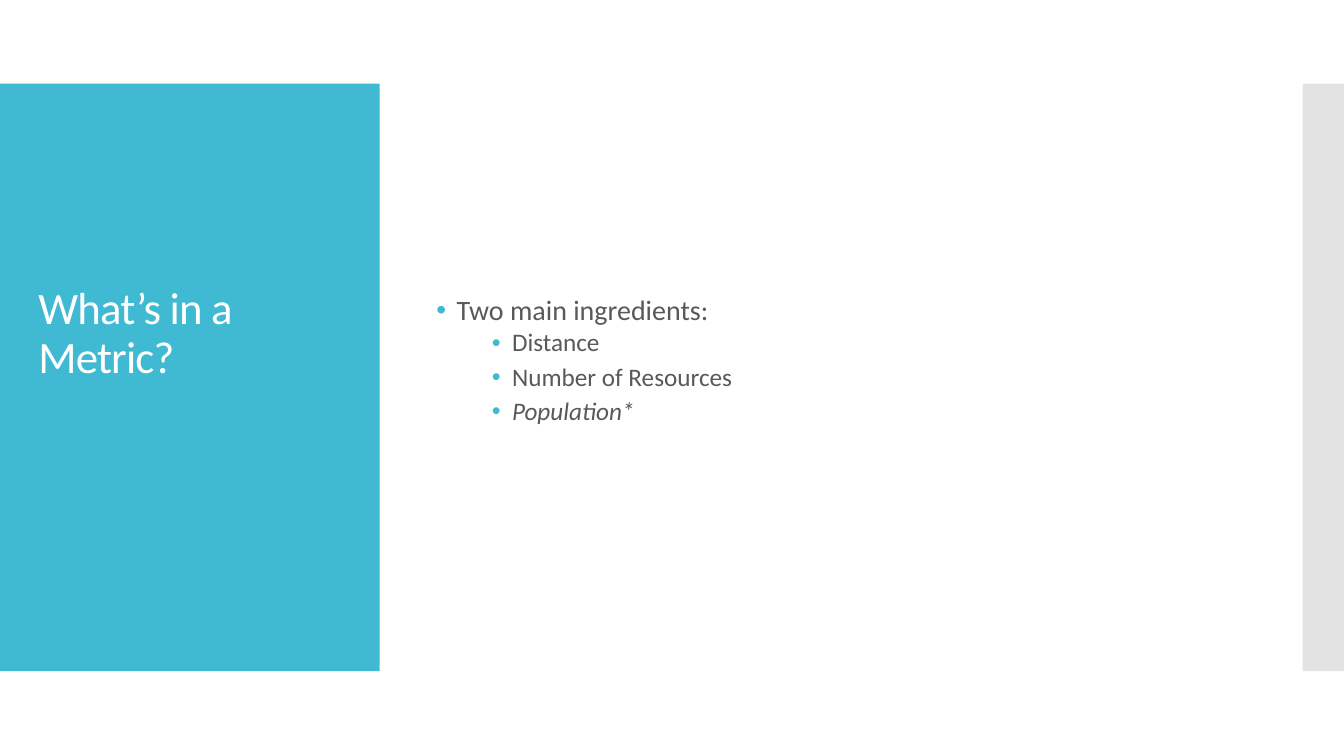
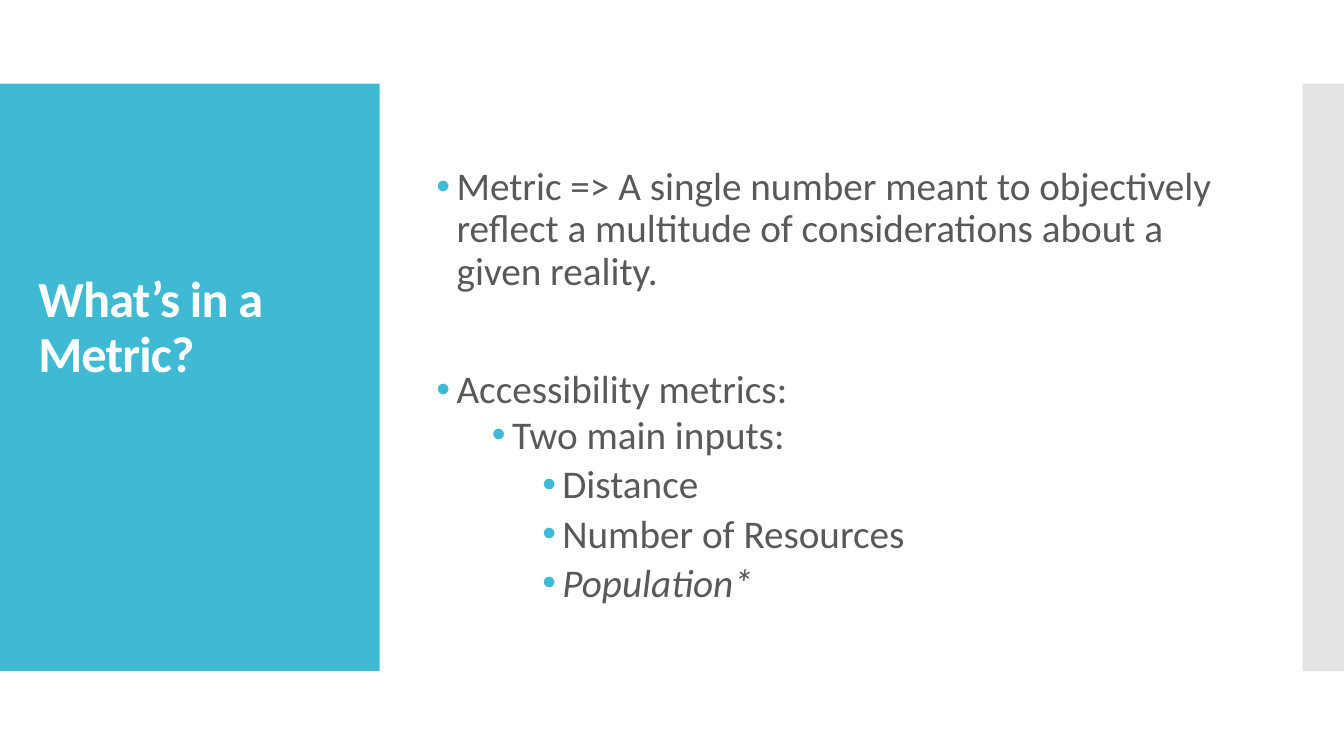
Before and after one commit to jwattier/nycdsa_ccc_nyc, a slide deck: slide 6 of Better Together CCC NYC.pptx. Drawn at 1344x756 pixels with LibreOffice and Linux fonts; fonts in the diff are those of the drawing. Boxes give left, top, right and bottom in pixels: in the first picture for what was removed or moved away, otherwise in the second. Text is boxed around its words. In the diff, an @@ line names an element or a change of style, - is before the commit and + after.

```diff
--- a/Better Together CCC NYC.pptx
+++ b/Better Together CCC NYC.pptx
@@ title "What’s in a Metric?" at box(38, 280, 263, 373): size 32 to 36 pt, bold on @@
@@ text at box(457, 173, 1211, 456): text changed; size 20 to 28 pt @@
-• Two main ingredients:
+• Metric => A single number meant to objectively reflect a multitude of considerations about a given reality.
+• Accessibility metrics:
+  • Two main inputs:
@@ text at box(562, 471, 905, 604): size 18 to 28 pt in "Distance", "Number of Resources", "Population*"; list level 2 to 3 in "Distance"; list level 2 to 3 in "Number of Resources"; list level 2 to 3 in "Population*" @@
```
Also in this commit, not shown: 7 other slides changed, 2 slides added, 1 slide removed, 4 other files.
